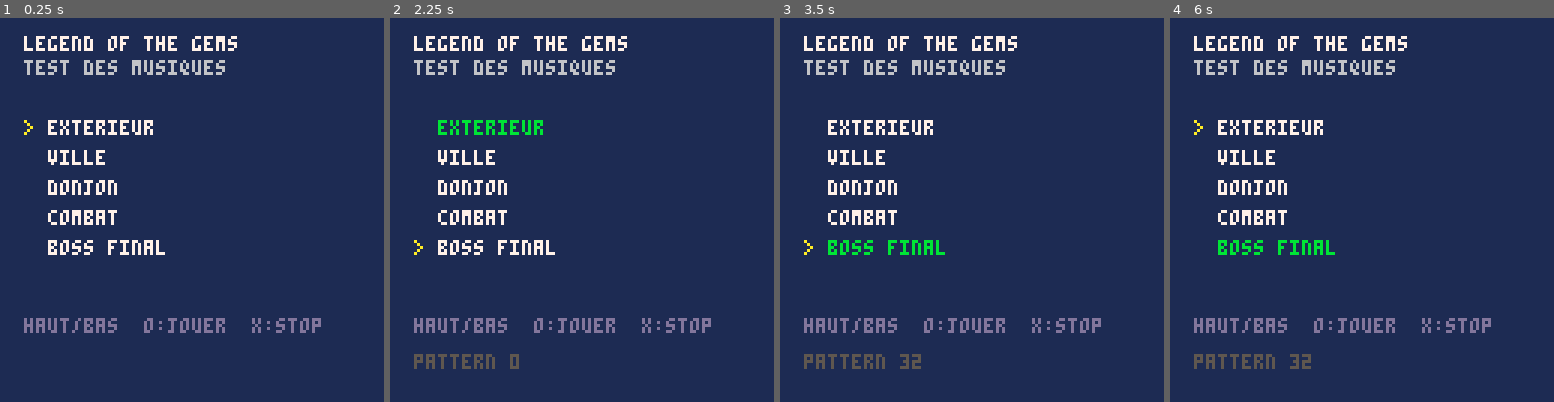
Above: before the commit, frames 1-4 (left to right).
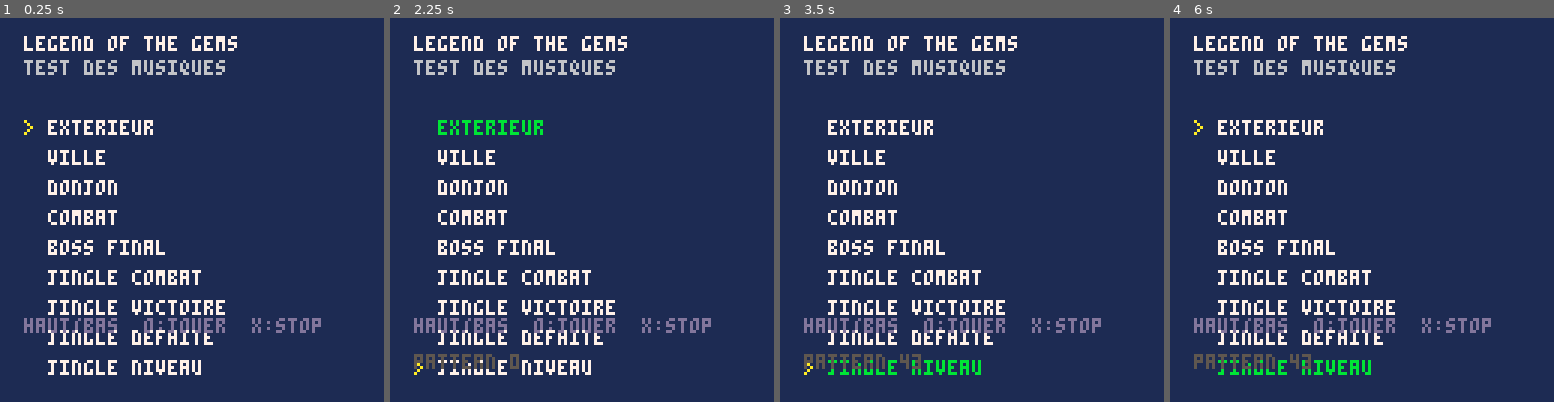
Above: after the commit, the same moments.

Repository: boblefrag/avenir-en-commun-rpg
Game: PICO-8 cartridge music_test.p8
Same seed, same stepped clock (60 frames per second), same inputs: the game is played once before the commit and once after it.
Inputs:
- Up to frame 1 (0.25 s): no input
- Up to frame 2 (2.25 s): tap X (X key) at 0.33, 1.07, 1.85 s; tap O (Z key) at 0.7, 1.7, 2.1 s; hold Up from 2.15 s (still down)
- Up to frame 3 (3.5 s): release Up at 2.42 s; tap O (Z key) at 2.5, 2.9, 3.3 s; tap X (X key) at 2.97 s
- Up to frame 4 (6 s): hold Down 3.63-3.97 s; tap O (Z key) every 0.4 s from 3.7 to 5.7 s; tap X (X key) at 4.08, 5.2 s; hold Up 4.73-5.03 s; hold Down from 5.73 s (still down)

The runs differ from the first frame. In frame 1, 2.8% of the frame differs, in the area x 12-59%, y 65-93%; in frame 2, 2.7%; in frame 3, 3.3%, in the area x 6-59%, y 57-93%; in frame 4, 3.2%.

Commit message:
Jingles de combat et mort facon auberge
- 4 jingles (patterns 40-43) : debut de combat, victoire, defaite,
  niveau gagne ; la musique suivante attend la fin du jingle
- Mort : reveil a la derniere auberge (Kalden au depart) avec la moitie
  de l'or, niveaux/xp/gemmes conserves, sauvegarde
- Nouvelle partie sauvegardee des le depart
- Smoke test : acces sans gemme depuis Kalden, reveil apres la mort

Co-Authored-By: Claude Opus 5.5 <noreply@anthropic.com>

Diff:
--- a/music_test.p8
+++ b/music_test.p8
@@ -3,7 +3,7 @@
 __lua__
 -- legend of the gems : test des musiques
 -- haut/bas : choisir  o : jouer  x : stop
-t={{"exterieur",0},{"ville",8},{"donjon",16},{"combat",24},{"boss final",32}}
+t={{"exterieur",0},{"ville",8},{"donjon",16},{"combat",24},{"boss final",32},{"jingle combat",40},{"jingle victoire",41},{"jingle defaite",42},{"jingle niveau",43}}
 sel,cur=1,nil
 function _update()
  if btnp(2) then sel=(sel-2)%#t+1 end
--- a/src/battle.lua
+++ b/src/battle.lua
@@ -5,7 +5,7 @@
 
 function battle.init(m)
  mo,mhp,bt=m,m[2],0
- play(m[8]==15 and 32 or 24)
+ jingle(40,m[8]==15 and 32 or 24)
  msg(m[1].." surgit !",bmenu)
 end
 
@@ -77,30 +77,38 @@
 end
 
 function win()
+ jingle(41,-1)
  if mo[8]==15 then
   msg("grumdor est vaincu !\nla princesse elwyne\nest libre. fin !",function() go(title) end)
   return
  end
  local up=gain(mo[6],mo[7])
- local s="victoire ! +"..mo[6].." xp +"..mo[7].." or"
- if (up) s..="\nniveau "..h.lv.." !"
+ local s="victoire !\n+"..mo[6].." xp  +"..mo[7].." or"
  if mo[8]>10 then
   -- boss d'un donjon : la gemme
   h.gems|=dp.g
   mset(px,py,17)
   s..="\nvous obtenez une gemme !"
  end
- msg(s,back)
+ msg(s,function()
+  if up then
+   jingle(43,-1)
+   msg("niveau "..h.lv.." !\npv "..h.pv.."  pm "..h.pm.."\natt "..h.att.."  def "..h.def.."  agi "..h.agi,back)
+  else
+   back()
+  end
+ end)
 end
 
+-- mort : on se reveille a la derniere auberge (kalden au depart)
+-- avec la moitie de l'or ; niveaux, xp, gemmes et equipement restent
 function lose()
- msg("vous etes mort...",function()
-  if @0x5e00==1 then
-   load_game()
-   start()
-  else
-   go(title)
-  end
+ jingle(42,-1)
+ msg("vous etes mort...\nvous vous reveillez a\nl'auberge. la moitie de\nvotre or a disparu.",function()
+  h.gold\=2
+  h.hp,h.mp=h.pv,h.pm
+  save()
+  start()
  end)
 end
 
--- a/src/main.lua
+++ b/src/main.lua
@@ -4,12 +4,23 @@
 
 -- musiques (patterns de depart, voir tools/gen_music.py)
 -- 0 exterieur, 8 ville, 16 donjon, 24 combat, 32 boss
+-- jingles : 40 debut de combat, 41 victoire, 42 defaite, 43 niveau
 mus_cur=-1
 function play(n)
- if n!=mus_cur then
+ -- pendant un jingle, la musique attend qu'il finisse
+ if jt then
+  mnext=n
+ elseif n!=mus_cur then
   music(n,300,7) -- canaux 0-2, le 3 reste aux bruitages
   mus_cur=n
  end
+end
+
+-- joue le jingle j une fois, puis la musique n
+-- (-1 : silence ; sans n : la musique d'avant)
+function jingle(j,n)
+ music(j,0,7)
+ jt,mnext,mus_cur=5,n or mus_cur,-1
 end
 
 function go(s,...)
@@ -31,6 +42,13 @@
 end
 
 function _update()
+ if jt then
+  jt-=1
+  if jt<0 and not stat(57) then
+   jt=nil
+   play(mnext)
+  end
+ end
  if (not ui_update()) st.update()
 end
 
@@ -54,6 +72,7 @@
    for c in all(classes) do add(cl,c[1]) end
    menu(cl,40,60,function(c)
     new_hero(c)
+    save() -- le depart compte comme une nuit a l'auberge
     start()
    end)
   end
--- a/tests/smoke.lua
+++ b/tests/smoke.lua
@@ -21,6 +21,28 @@
 
 -- heros
 new_hero(1)
+
+-- depuis kalden, sans gemme : ce qu'on atteint vraiment en jeu (pass())
+function reach_from(x0,y0)
+ local seen,q={},{{x0,y0}}
+ seen[y0*128+x0]=true
+ while #q>0 do
+  local c=deli(q,1)
+  for d=1,4 do
+   local x,y=c[1]+dx[d],c[2]+dy[d]
+   if x>=0 and y>=0 and x<128 and y<128 and not seen[y*128+x] and pass(mget(x,y)) then
+    seen[y*128+x]=true
+    add(q,{x,y})
+   end
+  end
+ end
+ return seen
+end
+local r=reach_from(k.x,k.y)
+for i,want in pairs({[2]=true,[3]=false,[4]=false,[5]=false,[6]=true,[7]=true,[8]=false,[9]=false,[10]=false}) do
+ local p=places[i]
+ ok((r[p.y*128+p.x] or false)==want,"sans gemme, "..p.n..(want and " accessible" or " inaccessible"))
+end
 ok(h.pv==30 and h.att==8,"guerrier niv 1 : pv "..h.pv.." att "..h.att)
 ok(pass(3) and not pass(1) and not pass(7) and not pass(6),"passages sans gemme")
 h.gems=1
@@ -39,6 +61,18 @@
 h=nil
 load_game()
 ok(h.lv==lv and h.town==3 and h.hp==17 and h.xp==9999,"sauvegarde rechargee")
+
+-- mort : reveil a la derniere auberge, moitie de l'or, niveau garde
+new_hero(2)
+gain(200,0)
+h.gold,h.town,h.hp=101,2,0
+lv=h.lv
+mo=mons[1]
+lose()
+wins[#wins].cb()
+ok(h.gold==50 and h.lv==lv and h.hp==h.pv,"mort : or "..h.gold..", niveau "..h.lv..", pv pleins")
+ok(px==places[2].x and py==places[2].y and st==world,"mort : reveil a port-sel")
+ok(@0x5e00==1 and @0x5e04==2,"mort : partie sauvegardee")
 
 -- donjons : sortie et boss presents
 px,py=0,0
Not shown, changed: the music (__music__) section of main.p8
Not shown, changed: the sound effects (__sfx__) section of main.p8
Not shown, changed: the music (__music__) section of music_test.p8
Not shown, changed: the sound effects (__sfx__) section of music_test.p8
